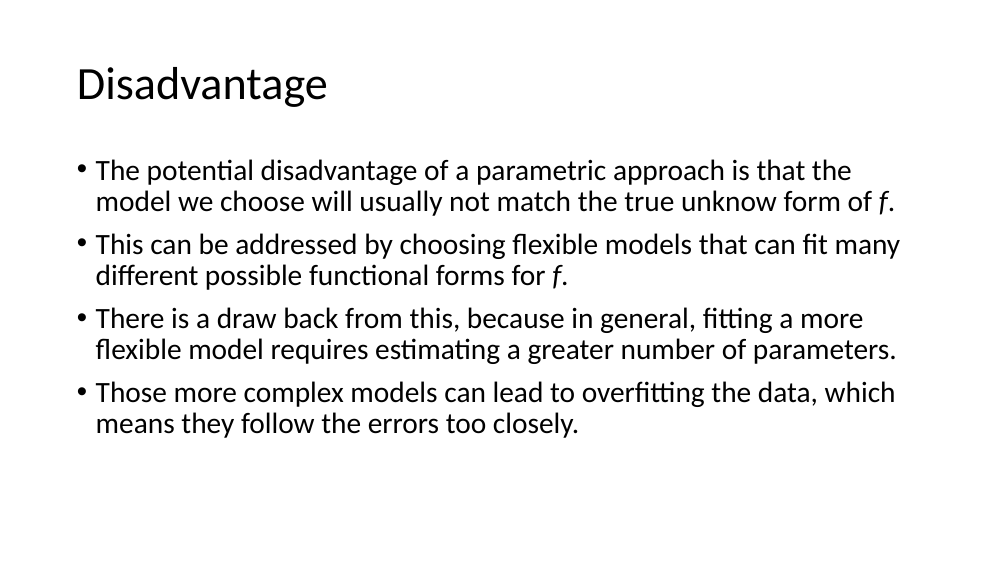
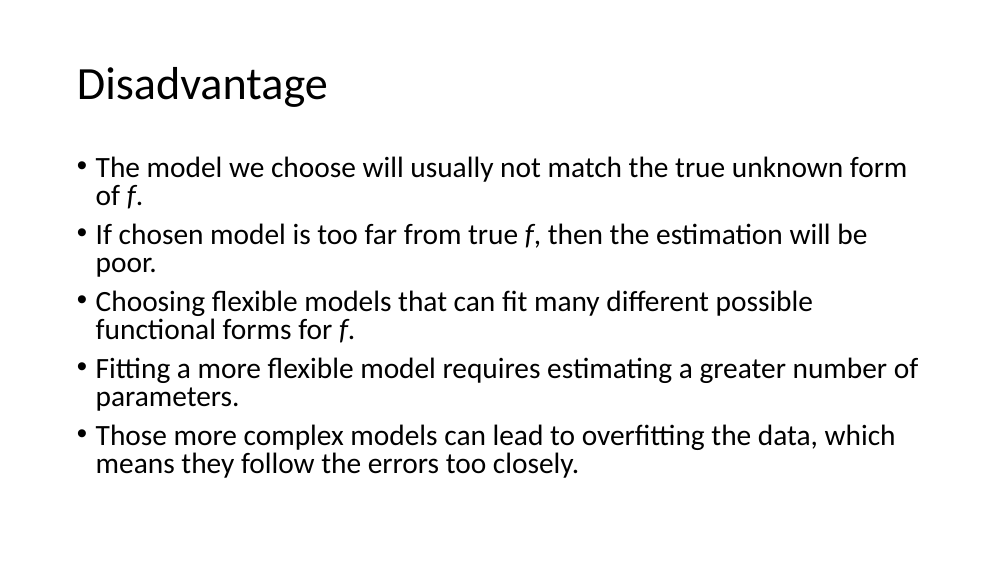
Before and after one commit to TseChapman/PresentationMaterials, a slide deck: slide 15 of Presentation Materials/Chapter 2/Chapter 2 Presentation.pptx (slide 14 before the commit). Drawn at 1008x567 pixels with LibreOffice and Linux fonts; fonts in the diff are those of the drawing. Boxes give left, top, right and bottom in pixels: in the first picture for what was removed or moved away, otherwise in the second. Text is boxed around its words. In the diff, an @@ line names an element or a change of style, - is before the commit and + after.

```diff
--- a/Presentation Materials/Chapter 2/Chapter 2 Presentation.pptx
+++ b/Presentation Materials/Chapter 2/Chapter 2 Presentation.pptx
@@ text at (96, 156, 918, 411): text changed @@
-• The potential disadvantage of a parametric approach is that the model we choose will usually not match the true unknow form of f.
-• This can be addressed by choosing flexible models that can fit many different possible functional forms for f.
-• There is a draw back from this, because in general, fitting a more flexible model requires estimating a greater number of parameters.
+• The model we choose will usually not match the true unknown form of f.
+• If chosen model is too far from true f, then the estimation will be poor.
+• Choosing flexible models that can fit many different possible functional forms for f.
+• Fitting a more flexible model requires estimating a greater number of parameters.
@@ text at (96, 424, 896, 478): line spacing 0.9 to 0.8 @@
```
Also in this commit, not shown: 8 other slides changed, 6 slides added, 3 slides removed, 5 other files.
